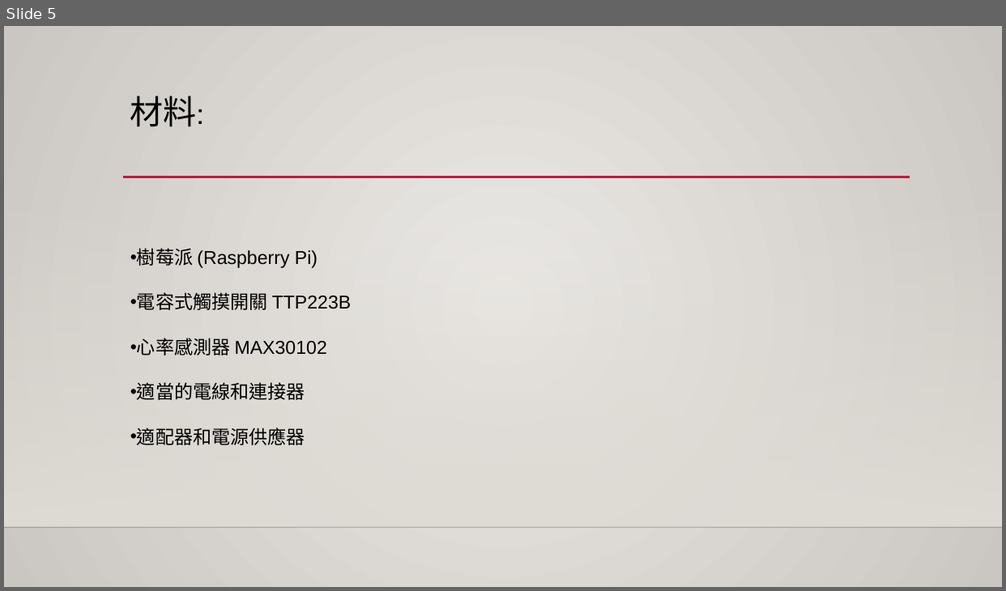
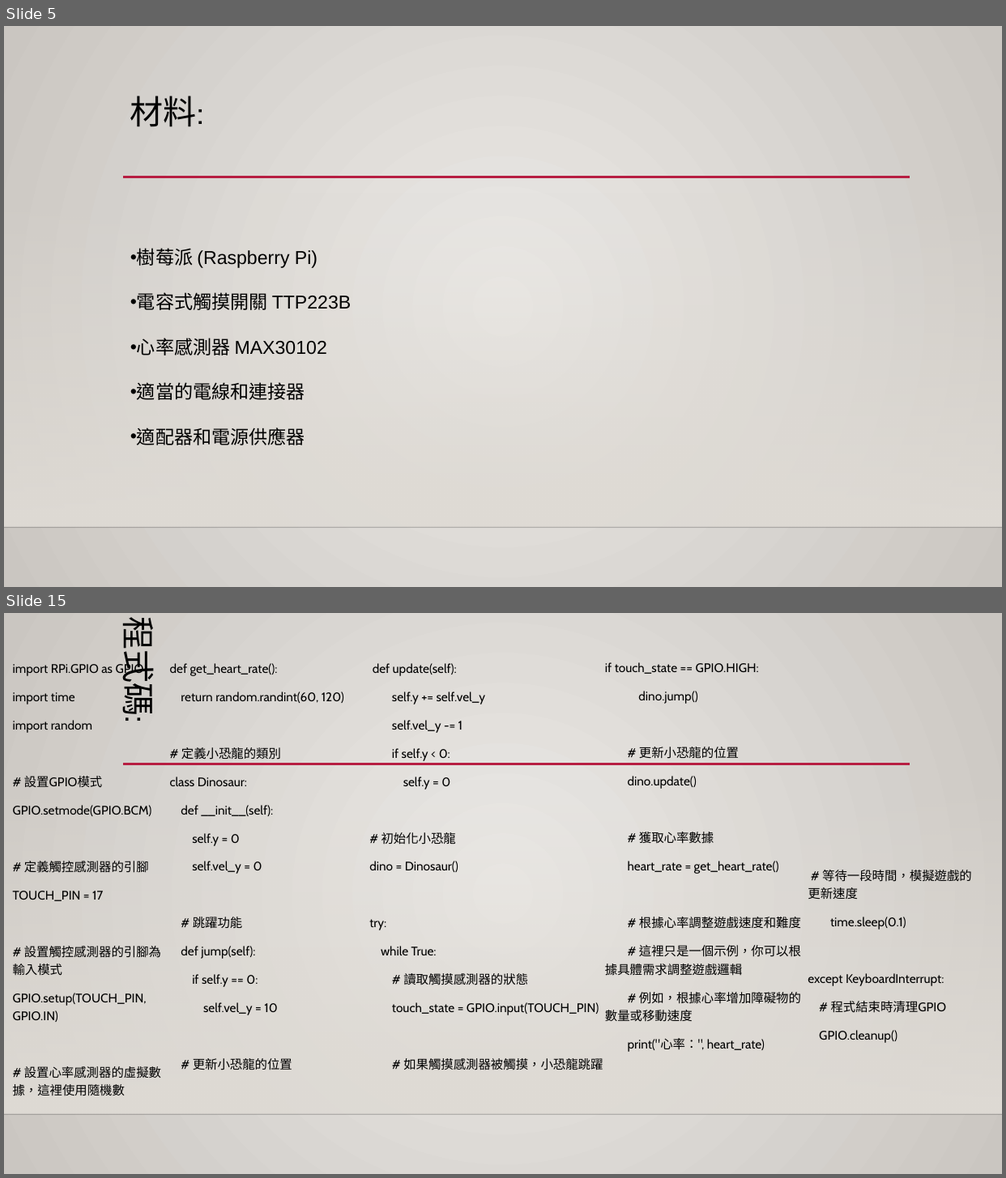
Before and after one commit to 4110E102/2024.2.29, a slide deck: 4110E102 PIgame.pptx. Shown one above the other, each under a label of ours: slide 5 before the commit, slides 5 and 15 after it; the slides between them are not shown. The pictures are 1006x591 and 1006x1178 pixels, drawn with LibreOffice and Linux fonts; fonts in the diff are those of the drawing; background and template pictures are left out. Boxes give left, top, right and bottom in pixels: in the first picture for what was removed or moved away, otherwise in the second. Text is boxed around its words. In the diff, an @@ line names an element or a change of style, - is before the commit and + after.

```diff
--- a/4110E102 PIgame.pptx
+++ b/4110E102 PIgame.pptx
@@ slide 15 added at bbox=[4, 613, 1002, 1174], background gradient #ECEAE7 to #CAC7C1; not listed: 3 template elements that a slide beside it also shows @@
@@ title added at bbox=[117, 628, 164, 721], 32 pt, text #000000 @@
+程式碼:
@@ text added at bbox=[13, 662, 161, 1097], 12 pt, text #000000 @@
+import RPi.GPIO as GPIO
+import time
+import random
+# 設置GPIO模式
+GPIO.setmode(GPIO.BCM)
+# 定義觸控感測器的引腳
+TOUCH_PIN = 17
+# 設置觸控感測器的引腳為輸入模式
+GPIO.setup(TOUCH_PIN, GPIO.IN)
+# 設置心率感測器的虛擬數據，這裡使用隨機數
@@ text added at bbox=[170, 663, 344, 1071], 12 pt, text #000000 @@
+def get_heart_rate():
+return random.randint(60, 120)
+# 定義小恐龍的類別
+class Dinosaur:
+def __init__(self):
+self.y = 0
+self.vel_y = 0
+# 跳躍功能
+def jump(self):
+if self.y == 0:
+self.vel_y = 10
+# 更新小恐龍的位置
@@ text added at bbox=[369, 663, 603, 1071], 12 pt, text #000000 @@
+def update(self):
+self.y += self.vel_y
+self.vel_y -= 1
+if self.y < 0:
+self.y = 0
+# 初始化小恐龍
+dino = Dinosaur()
+try:
+while True:
+# 讀取觸摸感測器的狀態
+touch_state = GPIO.input(TOUCH_PIN)
+# 如果觸摸感測器被觸摸，小恐龍跳躍
@@ text added at bbox=[605, 662, 801, 1052], 12 pt, text #000000 @@
+if touch_state == GPIO.HIGH:
+dino.jump()
+# 更新小恐龍的位置
+dino.update()
+# 獲取心率數據
+heart_rate = get_heart_rate()
+# 根據心率調整遊戲速度和難度
+# 這裡只是一個示例，你可以根據具體需求調整遊戲邏輯
+# 例如，根據心率增加障礙物的數量或移動速度
+print("心率：", heart_rate)
@@ text added at bbox=[808, 870, 972, 1043], 12 pt, text #000000 @@
+# 等待一段時間，模擬遊戲的更新速度
+time.sleep(0.1)
+except KeyboardInterrupt:
+# 程式結束時清理GPIO
+GPIO.cleanup()
```
Also in this commit, not shown: 2 slides changed, 9 other slides added, 1 slide removed.
